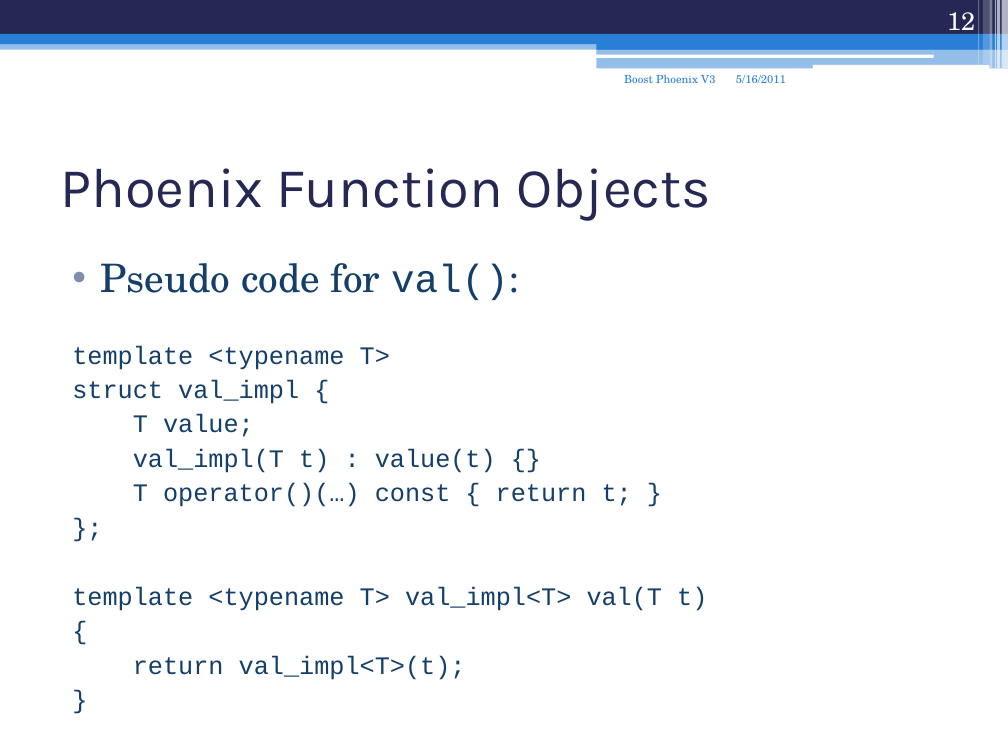
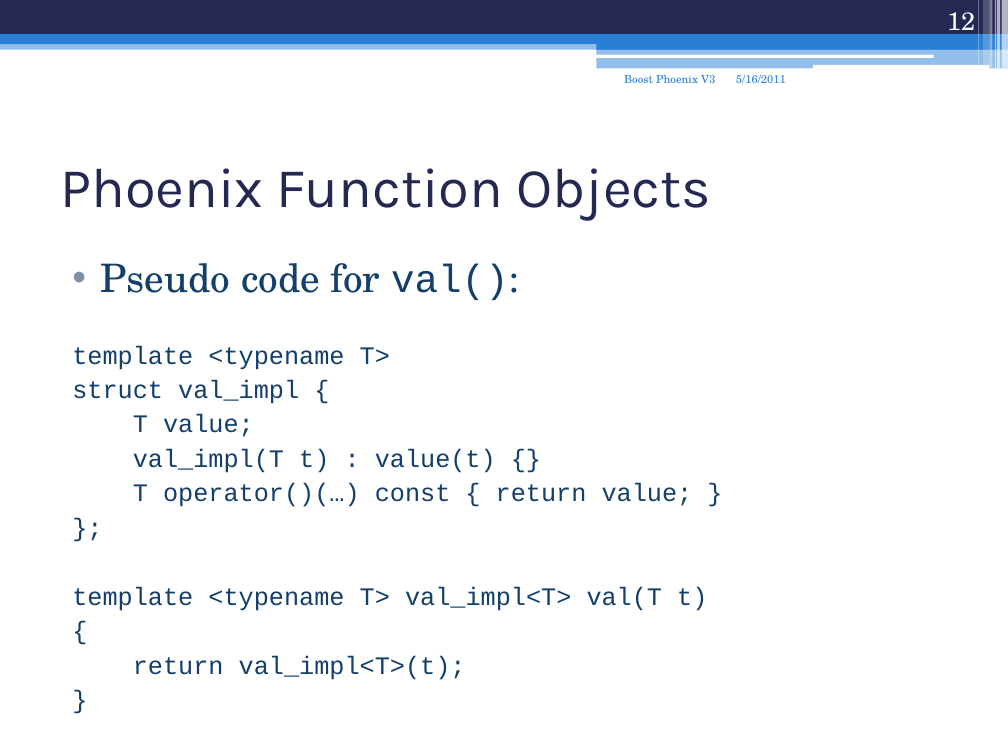
Before and after one commit to boostcon/2011_presentations, a slide deck: slide 12 of mon/phoenix_v3.ppt. Drawn at 1008x756 pixels with LibreOffice and Linux fonts; fonts in the diff are those of the drawing. Boxes give left, top, right and bottom in pixels: in the first picture for what was removed or moved away, otherwise in the second. Text is boxed around its words. In the diff, an @@ line names an element or a change of style, - is before the commit and + after.

Commit message:
updated phoenix slides

```diff
--- a/mon/phoenix_v3.ppt
+++ b/mon/phoenix_v3.ppt
@@ text at (133, 483, 693, 507): text changed @@
-T operator()(…) const { return t; }
+T operator()(…) const { return value; }
```
Also in this commit, not shown: 9 other slides changed, 1 other file.
